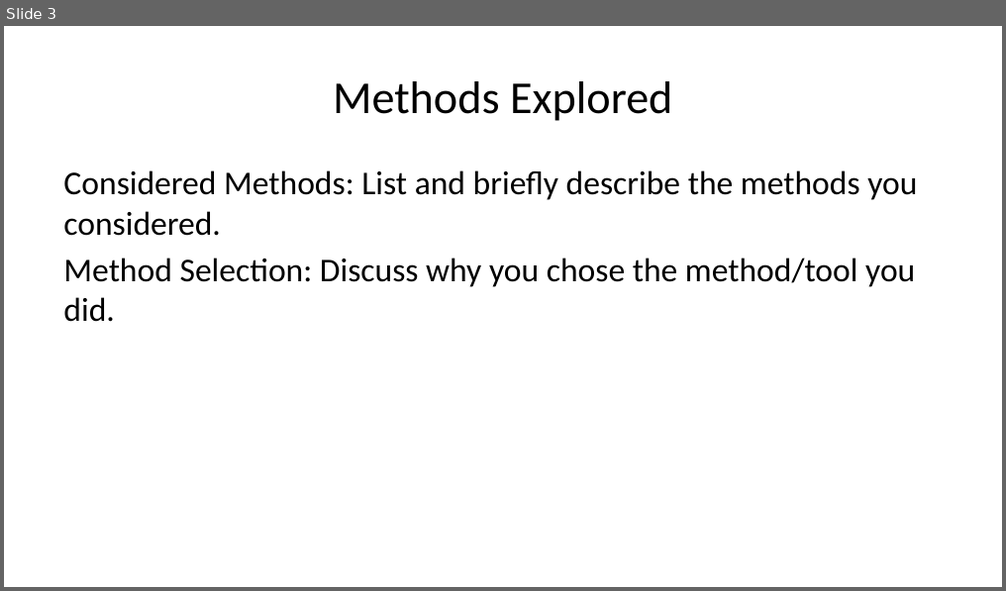
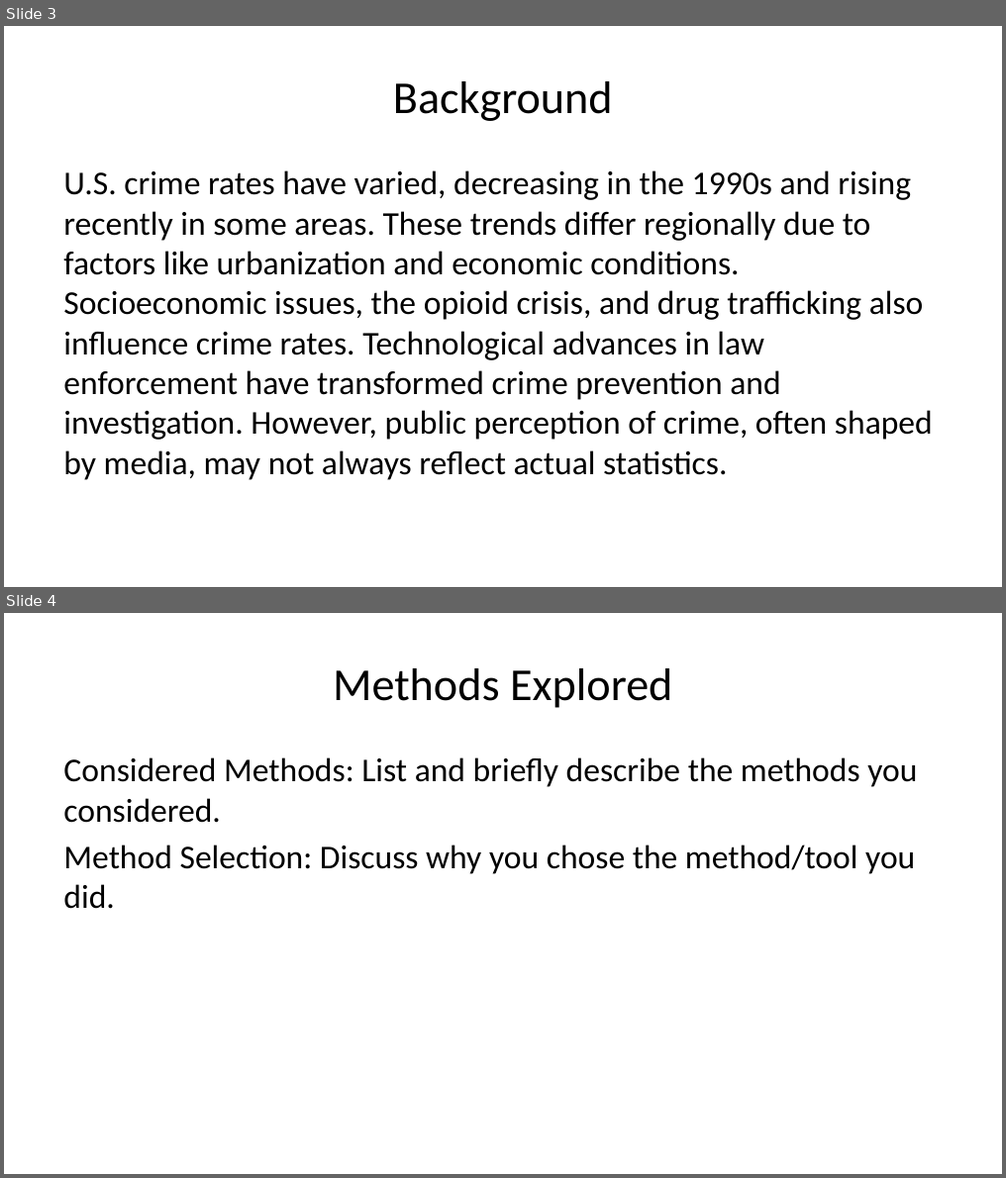
Before and after one commit to ameeraattiah/projectPPT, a slide deck: projectPPT.pptx. Shown one above the other, each under a label of ours: slide 3 before the commit, slides 3 and 4 after it. The pictures are 1006x591 and 1006x1178 pixels, drawn with LibreOffice and Linux fonts; fonts in the diff are those of the drawing. Boxes give left, top, right and bottom in pixels: in the first picture for what was removed or moved away, otherwise in the second. Text is boxed around its words. In the diff, an @@ line names an element or a change of style, - is before the commit and + after.

```diff
--- a/projectPPT.pptx
+++ b/projectPPT.pptx
@@ slide 3 added at (x1=4, y1=26, x2=1002, y2=587), background #FFFFFF @@
@@ title added at (x1=393, y1=81, x2=613, y2=121), 33 pt, text #000000 @@
+Background
@@ text added at (x1=63, y1=171, x2=933, y2=480), 24 pt, text #000000 @@
+U.S. crime rates have varied, decreasing in the 1990s and rising recently in some areas. These trends differ regionally due to factors like urbanization and economic conditions. Socioeconomic issues, the opioid crisis, and drug trafficking also influence crime rates. Technological advances in law enforcement have transformed crime prevention and investigation. However, public perception of crime, often shaped by media, may not always reflect actual statistics.
@@ what was slide 3 is now slide 4 @@
```
Also in this commit, not shown: 1 slide changed, 3 other slides added, 2 slides removed, 1 other file.
